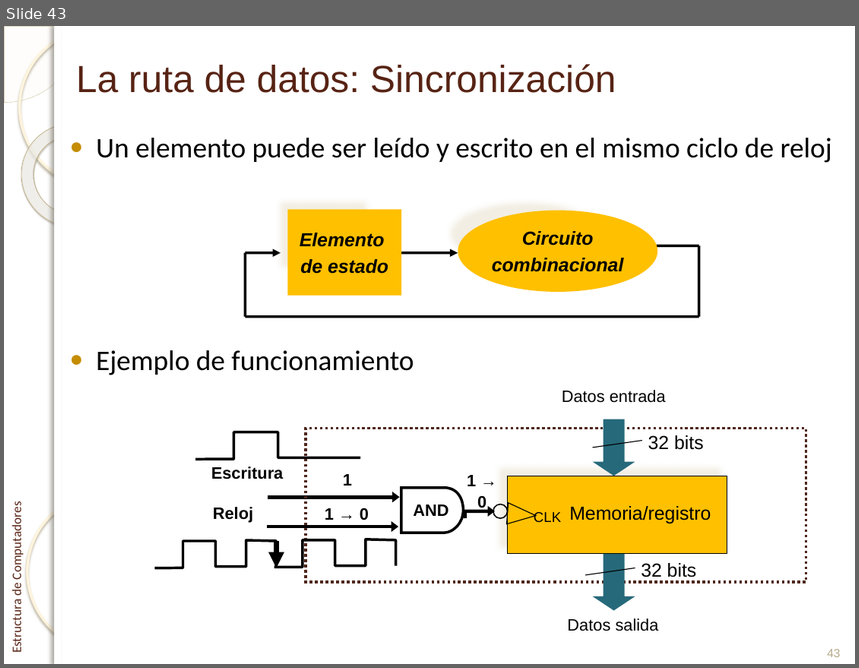
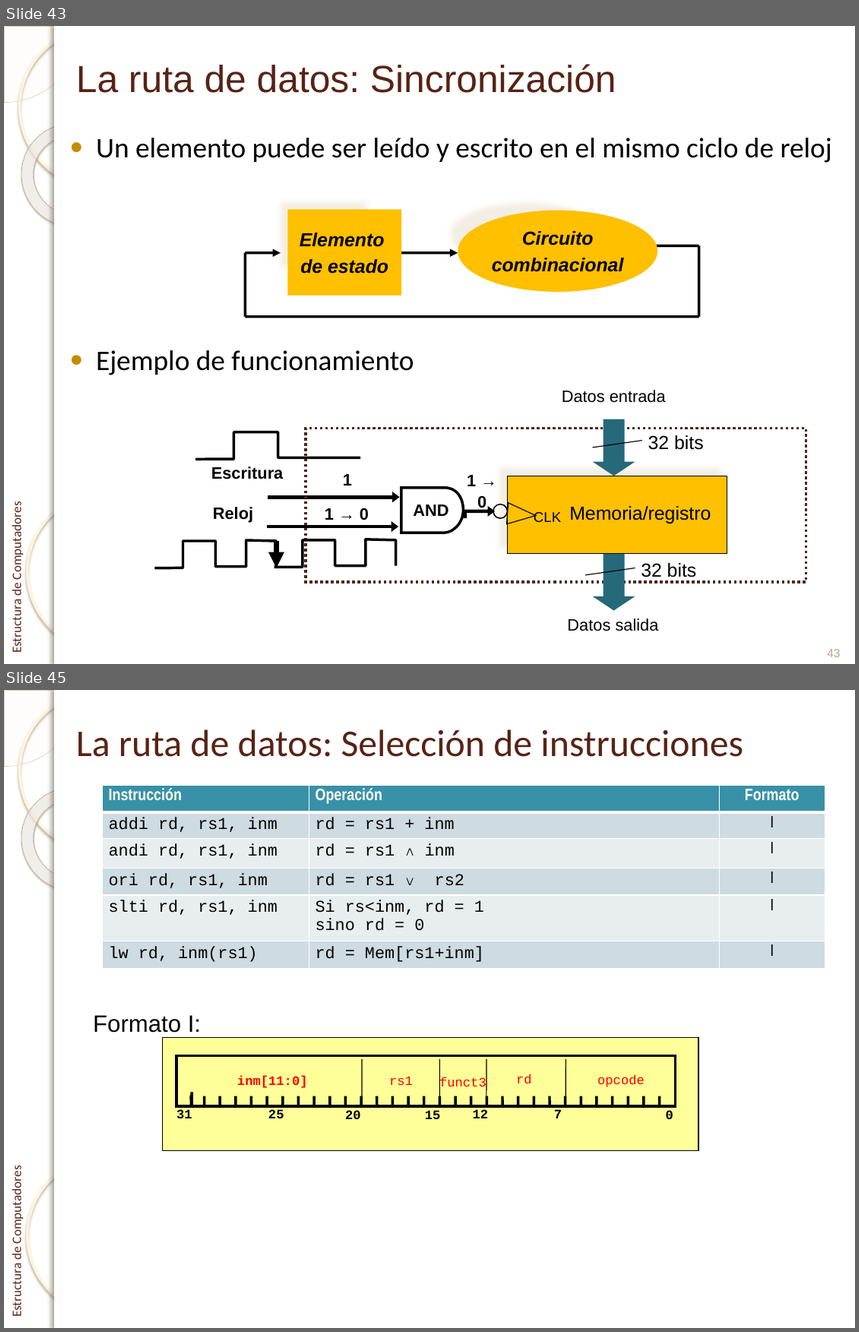
Before and after one commit to enriquesquintana/ETC, a slide deck: ETC_RISCV/Teoría/Tema 1. El procesador_RISCV.pptx. Shown one above the other, each under a label of ours: slide 43 before the commit, slides 43 and 45 after it; the slides between them are not shown. The pictures are 859x668 and 859x1332 pixels, drawn with LibreOffice and Linux fonts; fonts in the diff are those of the drawing; background and template pictures are left out. Boxes give left, top, right and bottom in pixels: in the first picture for what was removed or moved away, otherwise in the second. Text is boxed around its words. In the diff, an @@ line names an element or a change of style, - is before the commit and + after.

```diff
--- a/ETC_RISCV/Teoría/Tema 1. El procesador_RISCV.pptx
+++ b/ETC_RISCV/Teoría/Tema 1. El procesador_RISCV.pptx
@@ slide 45 added at <box>4,690,855,1328</box>, background picture (left out); not listed: 7 template elements that a slide beside it also shows @@
@@ title added at <box>76,730,743,757</box>, 32 pt, text #572314 @@
+La ruta de datos: Selección de instrucciones
@@ table added at <box>102,785,825,969</box>, 6 rows, 3 columns @@
+Instrucción | Operación | Formato
+addi rd, rs1, inm | rd = rs1 + inm | I
+andi rd, rs1, inm | rd = rs1 ∧ inm | I
+ori rd, rs1, inm | rd = rs1 ∨ rs2 | I
+slti rd, rs1, inm | Si rs<inm, rd = 1 / sino rd = 0 | I
+lw rd, inm(rs1) | rd = Mem[rs1+inm] | I
@@ text added at <box>93,1015,201,1033</box>, 20 pt, text #000000 @@
+Formato I:
@@ group added at <box>162,1037,699,1151</box>: 36 lines, 12 texts, 2 rectangles @@
+inm[11:0]
+funct3
+rs1
+opcode
+rd
+31
+25
+20
+15
+7
+0
+12
```
Also in this commit, not shown: 12 slides changed, 1 other slide added, 1 slide removed.
